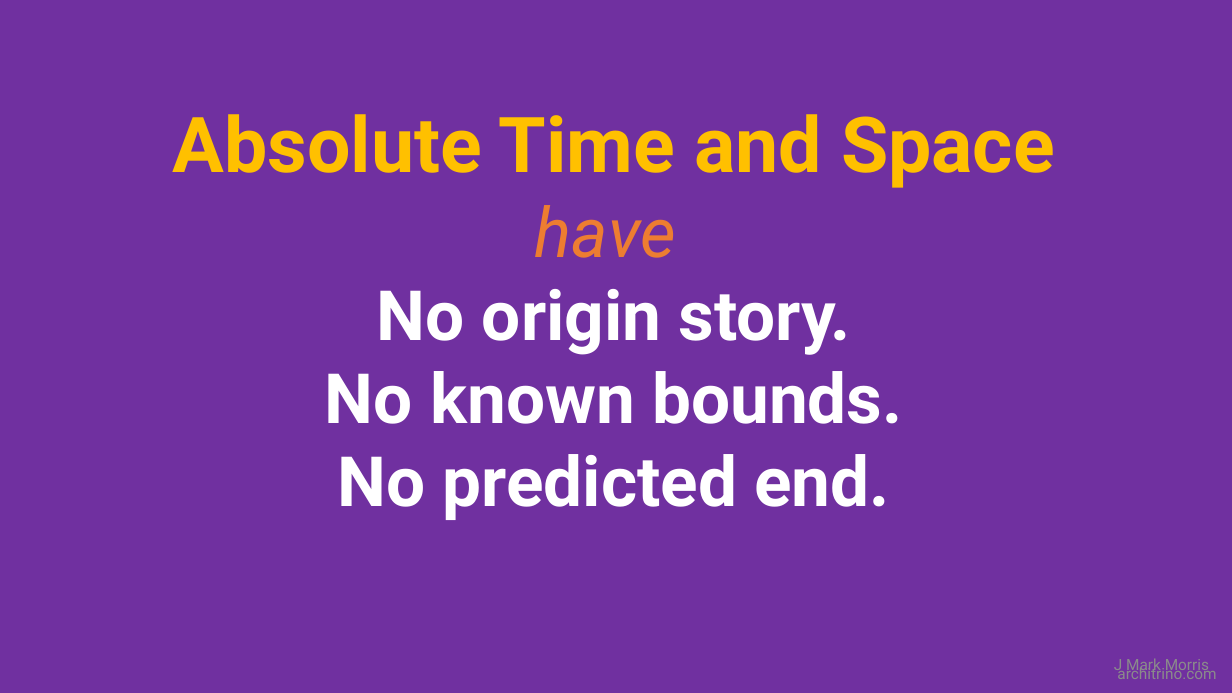
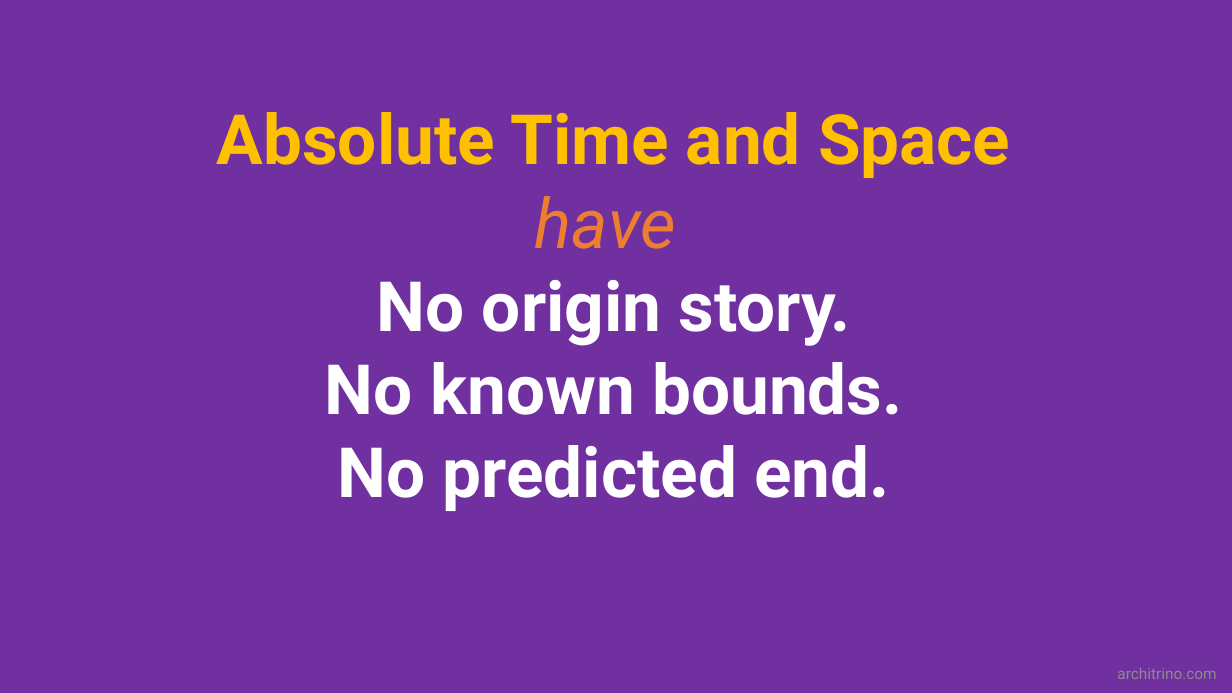
Before and after one commit to jmarkmorris/architrino, a slide deck: slide 3 of reference/archie/presentations/NPQG Fundamentals - Time and Space.pptx. Drawn at 1232x693 pixels with LibreOffice and Linux fonts; fonts in the diff are those of the drawing. Boxes give left, top, right and bottom in pixels: in the first picture for what was removed or moved away, otherwise in the second. Text is boxed around its words. In the diff, an @@ line names an element or a change of style, - is before the commit and + after.

Commit message:
Add NPQG time and space presentation assets

```diff
--- a/reference/archie/presentations/NPQG Fundamentals - Time and Space.pptx
+++ b/reference/archie/presentations/NPQG Fundamentals - Time and Space.pptx
@@ text at <box>217,112,1010,178</box>: size 60 to 54 pt in "Absolute Time and Space" @@
@@ text removed at <box>1114,659,1209,674</box> @@
-J Mark Morris
```
Also in this commit, not shown: 8 other slides changed, 6 other files.
